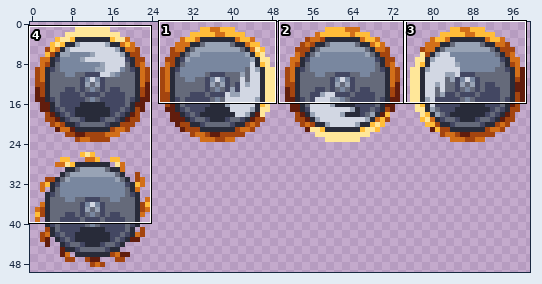
A sprite sheet gets an edit: data/projectiles_gfx/disc_bullet_bigger.png. Above, an overview of the earlier version with the close-up marked.
Close-up. Old version:
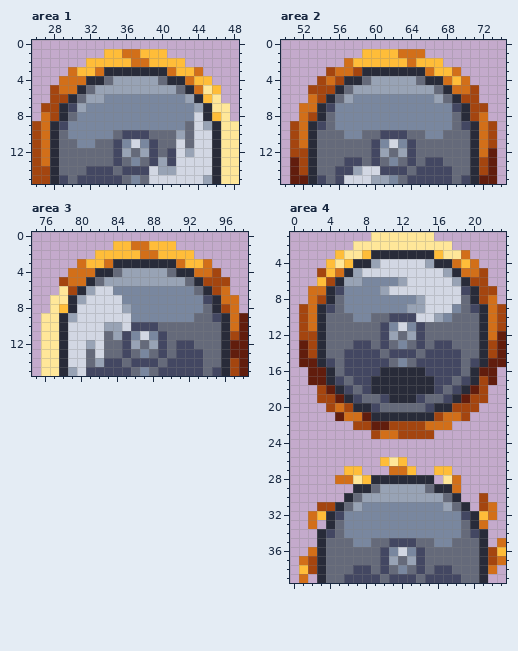
The file is 100x50 pixels. Shown: area 1: x 26..48, y 0..15; area 2: x 50..74, y 0..15; area 3: x 75..98, y 0..15; area 4: x 0..23, y 1..39.
And afterwards:
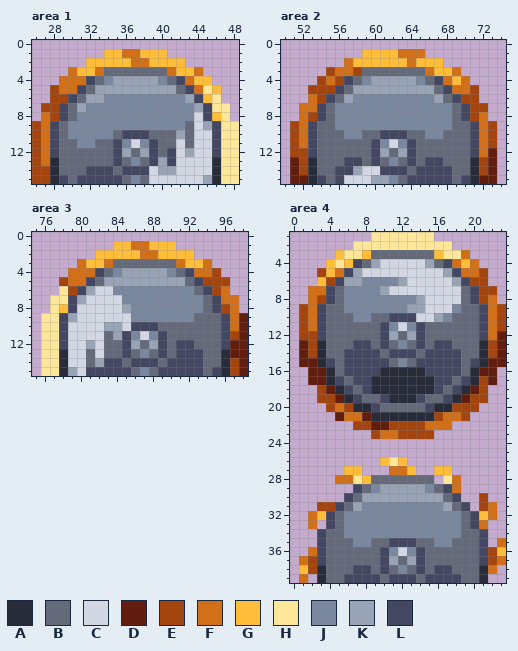
Palette (. is transparent): A #282b39  B #656a7a  C #d2d7e3  D #611d0d  E #a4450f  F #d26f19  G #ffbd39  H #ffe799  J #79879f  K #98a3b5  L #434762
Commit message: Omega Saw tweak, Disc-type spell icon resprites
The edit:
Area 1:
Colour B replaces colour A in row 3 at x 34 to 40; in row 4 at x 33 and 41.
Colour B replaces colour L in row 7 at x 30; in row 9 at x 29.
Colour J replaces colour B in row 4 at x 34 and 40.
Colour L replaces colour A in row 4 at x 32 and 42; in row 5 at x 31 and 43; in row 6 at x 30 and 44; in rows 7 to 8 at x 29 and 45; in rows 9 to 12 at x 28 and 46.
Area 2:
Colour B replaces colour A in row 3 at x 59 to 65; in row 4 at x 58 and 66.
Colour B replaces colour L in row 7 at x 55 and 69; in row 9 at x 54 and 70.
Colour J replaces colour B in row 4 at x 59 and 65.
Colour L replaces colour A in row 4 at x 57 and 67; in row 5 at x 56 and 68; in row 6 at x 55 and 69; in rows 7 to 8 at x 54 and 70; in rows 9 to 12 at x 53 and 71.
Area 3:
Colour B replaces colour A in row 3 at x 84 to 90; in row 4 at x 83 and 91.
Colour B replaces colour L in row 7 at x 94; in row 9 at x 95.
Colour J replaces colour B in row 4 at x 84 and 90.
Colour L replaces colour A in row 4 at x 82 and 92; in row 5 at x 81 and 93; in row 6 at x 80 and 94; in rows 7 to 8 at x 79 and 95; in rows 9 to 12 at x 78 and 96.
Area 4:
Colour B replaces colour A in row 3 at x 9 to 15; in row 4 at x 8 and 16; in row 28 at x 9 to 15; in row 29 at x 8 and 16.
Colour B replaces colour L in row 7 at x 5 and 19; in row 9 at x 4 and 20; in row 32 at x 5 and 19; in row 34 at x 4 and 20.
Colour J replaces colour B in row 29 at x 9 and 15.
Colour L replaces colour A in row 4 at x 7 and 17; in row 5 at x 6 and 18; in row 6 at x 5 and 19; in rows 7 to 8 at x 4 and 20; in rows 9 to 12 at x 3 and 21; in row 29 at x 7 and 17.
Colour L replaces colour A in row 30 at x 6 and 18; in row 31 at x 5 and 19; in rows 32 to 33 at x 4 and 20; in rows 34 to 37 at x 3 and 21.
Pixel boxes of the changes (left, top, right, bottom) in both close-ups:
changed: (50, 67, 221, 157)
changed: (308, 67, 479, 157)
changed: (59, 259, 230, 349)
changed: (317, 250, 488, 340)
changed: (317, 475, 488, 565)
